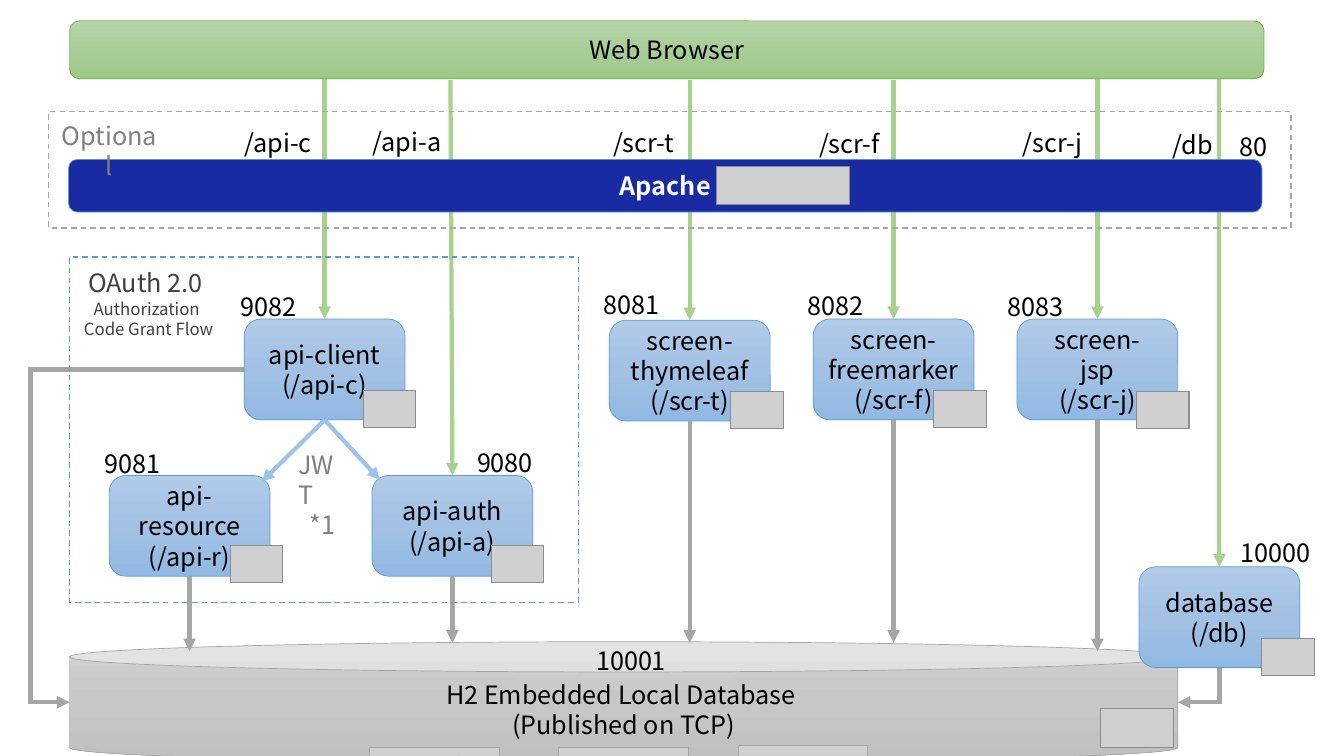
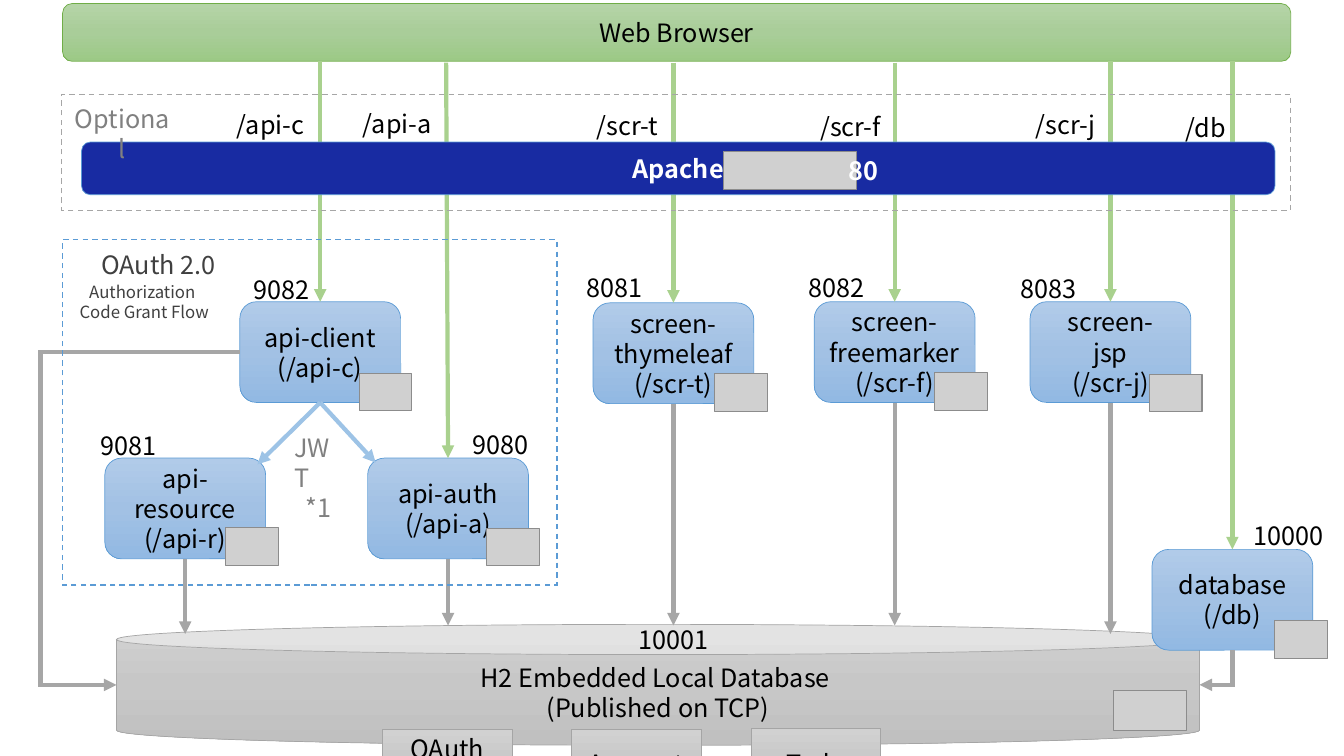
Before and after one commit to kazuki43zoo/spring-boot-multi-sample, a slide deck: slide 1 of images.pptx. Drawn at 1344x756 pixels with LibreOffice and Linux fonts; fonts in the diff are those of the drawing; grey boxes stand for pictures; background and template pictures are left out. Boxes give left, top, right and bottom in pixels: in the first picture for what was removed or moved away, otherwise in the second. Text is boxed around its words. In the diff, an @@ line names an element or a change of style, - is before the commit and + after.

```diff
--- a/images.pptx
+++ b/images.pptx
@@ rounded rectangle "Web Browser" resized from (x1=70, y1=21, x2=1264, y2=79) to (x1=63, y1=4, x2=1292, y2=62) @@
@@ 3 pictures, 2 arrows moved together from (x1=230, y1=79, x2=543, y2=583) to (x1=226, y1=62, x2=539, y2=566) @@
@@ 2 texts, 1 picture, 1 arrow moved together from (x1=603, y1=80, x2=783, y2=429) to (x1=587, y1=63, x2=767, y2=411) @@
@@ 1 picture, 1 text, 1 arrow moved together from (x1=807, y1=80, x2=987, y2=427) to (x1=808, y1=63, x2=988, y2=410) @@
@@ 4 texts, 3 rectangles, 2 pictures, 2 arrows, 1 rounded rectangle moved together from (x1=69, y1=79, x2=1315, y2=756) to (x1=82, y1=62, x2=1328, y2=756) @@
@@ rectangle resized from (x1=48, y1=112, x2=1292, y2=228) to (x1=62, y1=95, x2=1292, y2=211) @@
@@ text "/api-c" moved from (x1=244, y1=132, x2=311, y2=158) to (x1=237, y1=114, x2=304, y2=140) @@
@@ text "/api-a" moved from (x1=373, y1=131, x2=442, y2=157) to (x1=363, y1=113, x2=432, y2=139) @@
@@ picture moved from (x1=716, y1=167, x2=849, y2=205) to (x1=724, y1=152, x2=857, y2=190) @@
@@ text "80" moved from (x1=1239, y1=137, x2=1267, y2=162) to (x1=849, y1=154, x2=879, y2=186) @@
@@ text "80" at (x1=849, y1=154, x2=879, y2=186): text colour #000000 to #FFFFFF, bold on @@
@@ rectangle resized from (x1=70, y1=257, x2=579, y2=603) to (x1=63, y1=240, x2=557, y2=586) @@
@@ text "9082" moved from (x1=240, y1=297, x2=296, y2=322) to (x1=253, y1=280, x2=309, y2=305) @@
@@ rounded rectangle "screen-" moved from (x1=609, y1=321, x2=770, y2=421) to (x1=593, y1=302, x2=754, y2=403) @@
@@ elbow arrow moved from (244, 370) - (70, 703) to (240, 352) - (117, 685) @@
@@ 4 texts, 4 arrows, 3 rounded rectangles moved together from (x1=84, y1=301, x2=533, y2=651) to (x1=80, y1=284, x2=529, y2=634) @@
@@ arrow moved from (690, 421) - (690, 643) to (674, 403) - (674, 626) @@
@@ 1 rounded rectangle, 1 text, 1 arrow moved together from (x1=814, y1=132, x2=975, y2=643) to (x1=815, y1=115, x2=976, y2=626) @@
@@ 2 rounded rectangles, 2 texts, 1 picture, 1 arrow moved together from (x1=49, y1=116, x2=1301, y2=748) to (x1=63, y1=98, x2=1314, y2=730) @@
@@ cylinder "H2 Embedded Local Database" resized from (x1=70, y1=642, x2=1178, y2=756) to (x1=117, y1=624, x2=1200, y2=745) @@
@@ text "10001" rewrapped from (x1=596, y1=651, x2=666, y2=671) to (x1=638, y1=624, x2=708, y2=655) @@
@@ elbow arrow moved from (1220, 667) - (1179, 703) to (1233, 650) - (1200, 685) @@
```
Also in this commit, not shown: 1 other file.
